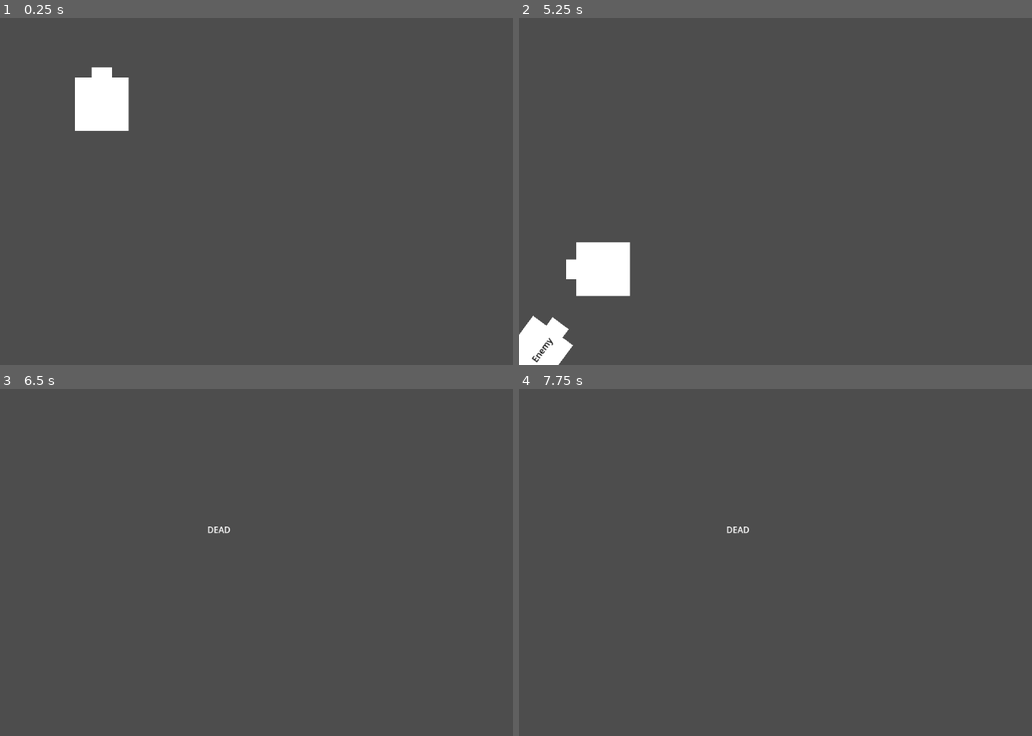
Above: before the commit, frames 1-4 (two rows, left to right).
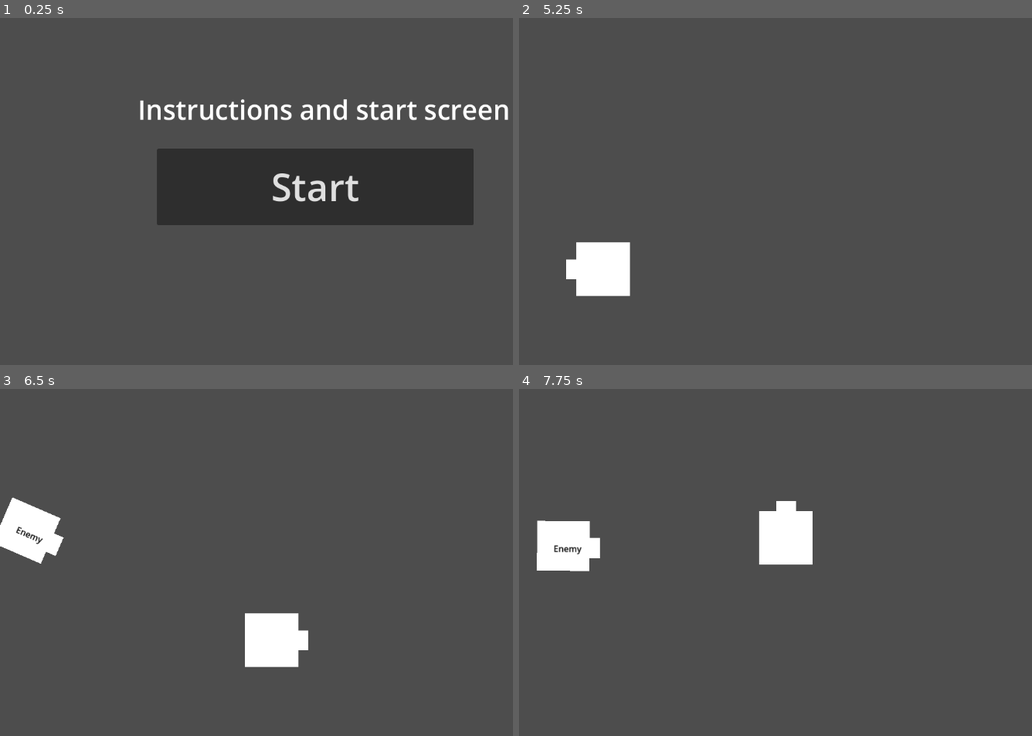
Above: after the commit, the same moments.

Repository: bookworm6/GodsOfPixels
Game: Godot game, scene res://source/instructions.tscn
The game is run twice, just before and just after one commit, with the same random seed, the same clock (stepped at 60 frames per second) and the same inputs. Before the commit the project starts from res://source/main.tscn.
Inputs (mouse positions are in pixels of both pictures, inside the frame that each line leads up to):
- Up to frame 1 (0.25 s): no input
- Up to frame 2 (5.25 s): click (831, 188) at 0.5 s, where only the run after the commit has a clickable "Start"; tap Enter at 1.25, 3.5 s; hold A (a) 1.28-2.03 s; tap D (d) at 1.55, 2.1 s; tap S (s) at 2.3 s; tap Space (SPACEBAR) at 2.75, 4.25, 4.35 s; hold S (s) 2.78-3.53 s; tap W (w) at 3.05, 3.6 s; tap A (a) at 3.8, 5.1 s; hold D (d) 4.28-5.03 s
- Up to frame 3 (6.5 s): tap S (s) at 5.3 s; hold D (d) from 5.78 s (still down); tap W (w) at 6.05 s
- Up to frame 4 (7.75 s): release D (d) at 6.53 s; tap S (s) at 6.6 s; tap A (a) at 6.8 s; hold W (w) from 7.28 s (still down); tap D (d) at 7.55 s

The runs differ from the first frame. In frame 1, 17% of the frame differs, in the area x 14-100%, y 14-60%; in frame 2, 1.1%; in frame 3, 3.3%; in frame 4, 3.4%.

Commit message:
prototype ready (basic outline of UI complete)

Diff:
--- a/project/project.godot
+++ b/project/project.godot
@@ -11,7 +11,7 @@
 [application]
 
 config/name="GodsOfPixelsProject"
-run/main_scene="res://source/main.tscn"
+run/main_scene="res://source/instructions.tscn"
 config/features=PackedStringArray("4.2", "GL Compatibility")
 config/icon="res://icon.svg"
 
--- a/project/source/Bullet.gd
+++ b/project/source/Bullet.gd
@@ -1,6 +1,7 @@
 extends CharacterBody2D
 
 var firingVelocity
+var targetPosition
 # Called when the node enters the scene tree for the first time.
 func _ready():
 	pass # Replace with function body.
@@ -8,6 +9,7 @@
 
 # Called every frame. 'delta' is the elapsed time since the previous frame.
 func _process(delta):
+	look_at(targetPosition)
 	move_and_slide()
 
 func setAreaBodyCollisionMask(maskNumber,status):
@@ -17,6 +19,7 @@
 
 
 func fireAtTarget(startPositionVector,targetPositionVector):
+	targetPosition = targetPositionVector
 	position = startPositionVector
 	var startPos = startPositionVector
 	print("start position: "+str(startPos)+"    target position: "+str(targetPositionVector))
--- a/project/source/MAIN.gd
+++ b/project/source/MAIN.gd
@@ -36,11 +36,12 @@
 	if Input.is_action_just_pressed("SPACEBAR"):
 		shoot()
 	for enemy in enemeySpawnList:
-		enemy.setTargetPosition(Character.position)
+		if enemy!=null:
+			enemy.setTargetPosition(Character.position)
 
 
 func _on_spawn_timer_timeout():
-	#spawnTimerStarted = false
+	spawnTimerStarted = false
 	var newEnemy = enemyScene.instantiate()
 	add_child(newEnemy)
 	newEnemy.shoot.connect(_on_enemy_bullet_fired)
--- a/project/source/Player_1.tscn
+++ b/project/source/Player_1.tscn
@@ -7,8 +7,8 @@
 
 [node name="CharacterBody2D" type="CharacterBody2D"]
 rotation = 1.5708
-collision_layer = 2
-collision_mask = 2
+collision_layer = 10
+collision_mask = 10
 
 [node name="CollisionShape2D" type="CollisionShape2D" parent="."]
 position = Vector2(0, -8)
--- /dev/null
+++ b/project/source/dead.gd
@@ -0,0 +1,15 @@
+extends Node2D
+
+
+# Called when the node enters the scene tree for the first time.
+func _ready():
+	pass # Replace with function body.
+
+
+# Called every frame. 'delta' is the elapsed time since the previous frame.
+func _process(delta):
+	pass
+
+
+func _on_button_pressed():
+	get_tree().change_scene_to_file("res://source/main.tscn")
--- a/project/source/dead.tscn
+++ b/project/source/dead.tscn
@@ -1,10 +1,24 @@
-[gd_scene format=3 uid="uid://bgxis3jljtt8f"]
+[gd_scene load_steps=2 format=3 uid="uid://bgxis3jljtt8f"]
+
+[ext_resource type="Script" path="res://source/dead.gd" id="1_ewsag"]
 
 [node name="Dead" type="Node2D"]
+script = ExtResource("1_ewsag")
 
 [node name="Label" type="Label" parent="."]
-offset_left = 387.0
-offset_top = 251.0
-offset_right = 873.0
-offset_bottom = 400.0
-text = "DEAD"
+offset_left = 157.0
+offset_top = 105.0
+offset_right = 983.0
+offset_bottom = 254.0
+theme_override_font_sizes/font_size = 70
+text = "Dead Screen and Credits"
+
+[node name="Button" type="Button" parent="."]
+offset_left = 366.0
+offset_top = 288.0
+offset_right = 724.0
+offset_bottom = 433.0
+theme_override_font_sizes/font_size = 100
+text = "Restart"
+
+[connection signal="pressed" from="Button" to="." method="_on_button_pressed"]
--- a/project/source/enemy.gd
+++ b/project/source/enemy.gd
@@ -16,7 +16,7 @@
 	random = RandomNumberGenerator.new()
 	targetPosition = Vector2.ZERO
 	hasEnteredPlayingArea = false
-	speed = 200
+	speed = 500
 	shootTimerStarted = false
 	bulletScene = load("res://source/Bullet.tscn")
 	var startSide = random.randi_range(1,4)
@@ -49,7 +49,7 @@
 	if targetPosition!=Vector2.ZERO:
 		look_at(targetPosition)
 		if shootTimerStarted == false:
-			$Timer.start(random.randf_range(.1,3))
+			$Timer.start(random.randf_range(2,7 ))
 			shootTimerStarted = true
 	if hasEnteredPlayingArea==false:
 		if 0<position.x and viewportWidth>position.x and 0<position.y and viewportHeight>position.y:
@@ -100,4 +100,6 @@
 
 func bulletColision():
 	print("animation will play here")
-	print("bullet colision handle later")
+	$MeshInstance2D.hide()
+	$MeshInstance2D2.hide()
+	queue_free()
--- a/project/source/enemy.tscn
+++ b/project/source/enemy.tscn
@@ -8,8 +8,8 @@
 [sub_resource type="BoxMesh" id="BoxMesh_3qiwm"]
 
 [node name="Enemy" type="CharacterBody2D"]
-collision_layer = 4
-collision_mask = 4
+collision_layer = 12
+collision_mask = 12
 script = ExtResource("1_d1pvh")
 
 [node name="CollisionShape2D" type="CollisionShape2D" parent="."]
--- /dev/null
+++ b/project/source/instructions.gd
@@ -0,0 +1,17 @@
+extends Node2D
+
+
+# Called when the node enters the scene tree for the first time.
+func _ready():
+	pass # Replace with function body.
+
+
+# Called every frame. 'delta' is the elapsed time since the previous frame.
+func _process(delta):
+	pass
+
+
+
+
+func _on_button_pressed():
+	get_tree().change_scene_to_file("res://source/main.tscn")
--- /dev/null
+++ b/project/source/instructions.tscn
@@ -0,0 +1,25 @@
+[gd_scene load_steps=2 format=3 uid="uid://br275da3spjtf"]
+
+[ext_resource type="Script" path="res://source/instructions.gd" id="1_tv7aj"]
+
+[node name="Instructions" type="Node2D"]
+script = ExtResource("1_tv7aj")
+
+[node name="Label" type="Label" parent="."]
+offset_left = 257.0
+offset_top = 136.0
+offset_right = 955.0
+offset_bottom = 205.0
+theme_override_font_sizes/font_size = 50
+text = "Instructions and start screen"
+
+[node name="Button" type="Button" parent="Label"]
+layout_mode = 0
+offset_left = 36.0
+offset_top = 108.0
+offset_right = 627.0
+offset_bottom = 251.0
+theme_override_font_sizes/font_size = 70
+text = "Start"
+
+[connection signal="pressed" from="Label/Button" to="." method="_on_button_pressed"]
--- a/project/source/main.tscn
+++ b/project/source/main.tscn
@@ -10,6 +10,8 @@
 [node name="CharacterBody2D" parent="." instance=ExtResource("2_hi0ow")]
 position = Vector2(190, 161)
 rotation = 0.0
+collision_layer = 10
+collision_mask = 10
 script = ExtResource("4_su2iw")
 
 [node name="Timer" type="Timer" parent="."]
